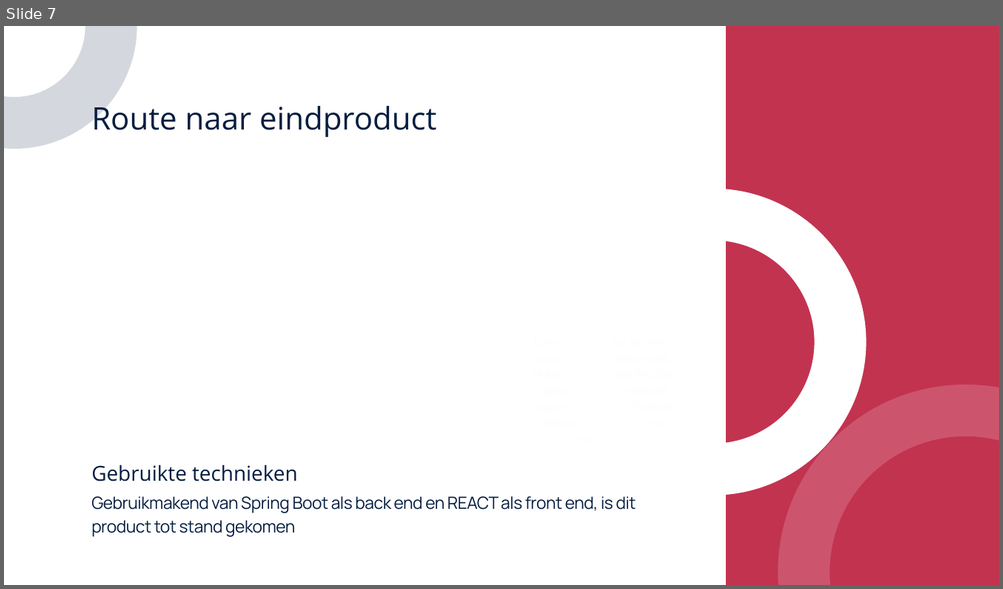
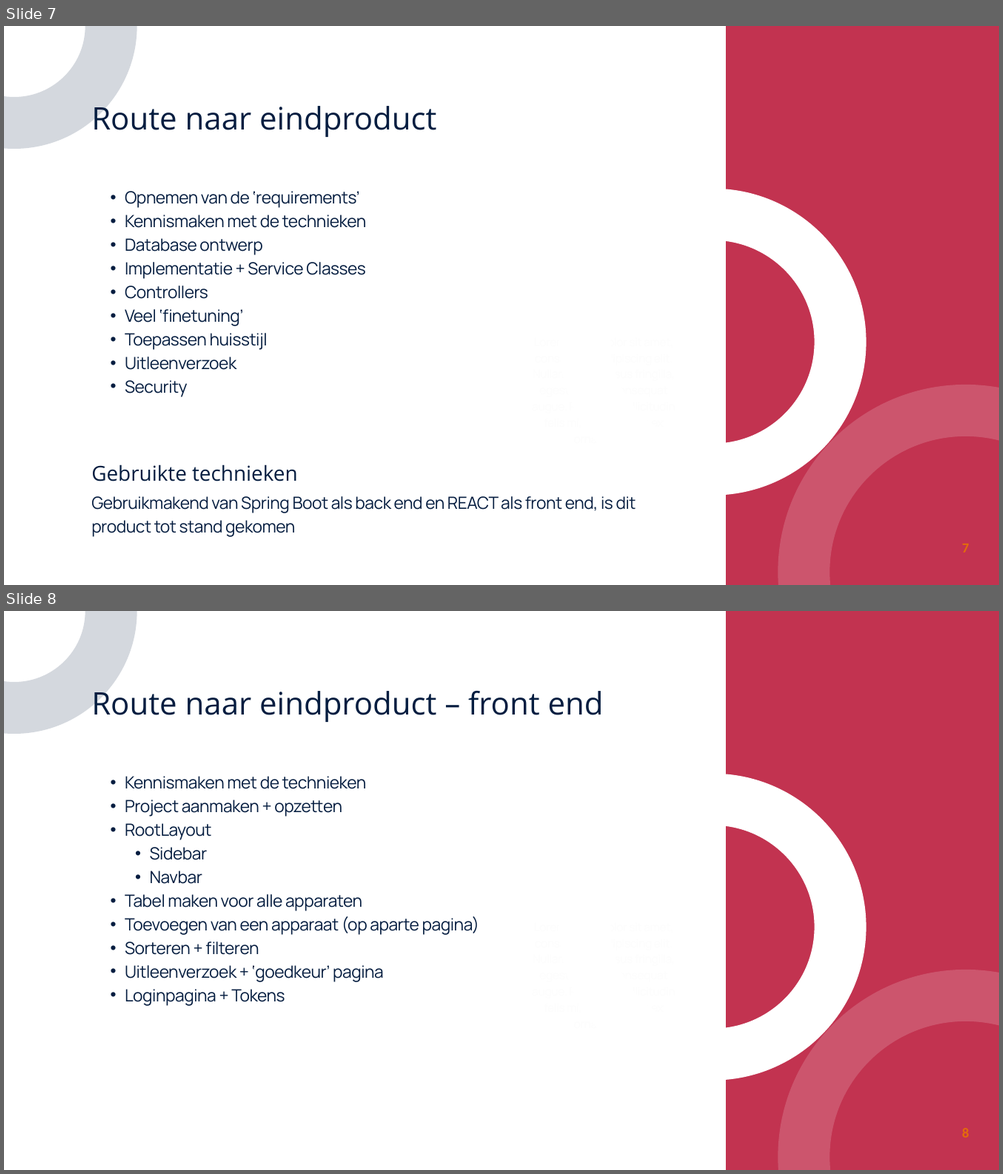
Before and after one commit to MarkStreek/QuintorCatalogBackEnd, a slide deck: docs/presentatie.pptx. Shown one above the other, each under a label of ours: slide 7 before the commit, slides 7 and 8 after it. The pictures are 1003x589 and 1003x1174 pixels, drawn with LibreOffice and Linux fonts; fonts in the diff are those of the drawing. Boxes give left, top, right and bottom in pixels: in the first picture for what was removed or moved away, otherwise in the second. Text is boxed around its words. In the diff, an @@ line names an element or a change of style, - is before the commit and + after.

```diff
--- a/docs/presentatie.pptx
+++ b/docs/presentatie.pptx
@@ slide 8 added at (4,611,999,1170), background #FFFFFF @@
@@ freeform shape added at (4,611,111,708), outline #051D40 75 pt @@
@@ freeform shape added at (726,611,999,1170), fill #C23350 @@
@@ text added at (91,685,603,722), 45 pt, text #051D40 @@
+Route naar eindproduct – front end
@@ text added at (125,776,480,1006), 24.4 pt, text #051D40 @@
+  • Kennismaken met de technieken
+  • Project aanmaken + opzetten
+  • RootLayout
+    • Sidebar
+    • Navbar
+  • Tabel maken voor alle apparaten
+  • Toevoegen van een apparaat (op aparte pagina)
+  • Sorteren + filteren
+  • Uitleenverzoek + ‘goedkeur’ pagina
+  • Loginpagina + Tokens
@@ freeform shape added at (581,796,843,1058), outline #FFFFFF 75 pt @@
@@ freeform shape added at (804,996,999,1170), outline #FFFFFF 75 pt @@
@@ page number added at (962,1128,968,1138), 20 pt, text #E46C0A, bold @@
+8
@@ slide 7 changed as well @@
@@ text added at (125,191,367,397), 24.4 pt, text #051D40 @@
+  • Opnemen van de ‘requirements’
+  • Kennismaken met de technieken
+  • Database ontwerp
+  • Implementatie + Service Classes
+  • Controllers
+  • Veel ‘finetuning’
+  • Toepassen huisstijl
+  • Uitleenverzoek
+  • Security
@@ page number added at (962,544,968,553), 20 pt, text #E46C0A, bold @@
+7
```
Also in this commit, not shown: 8 other slides changed, 1 other slide added, 1 other file.
